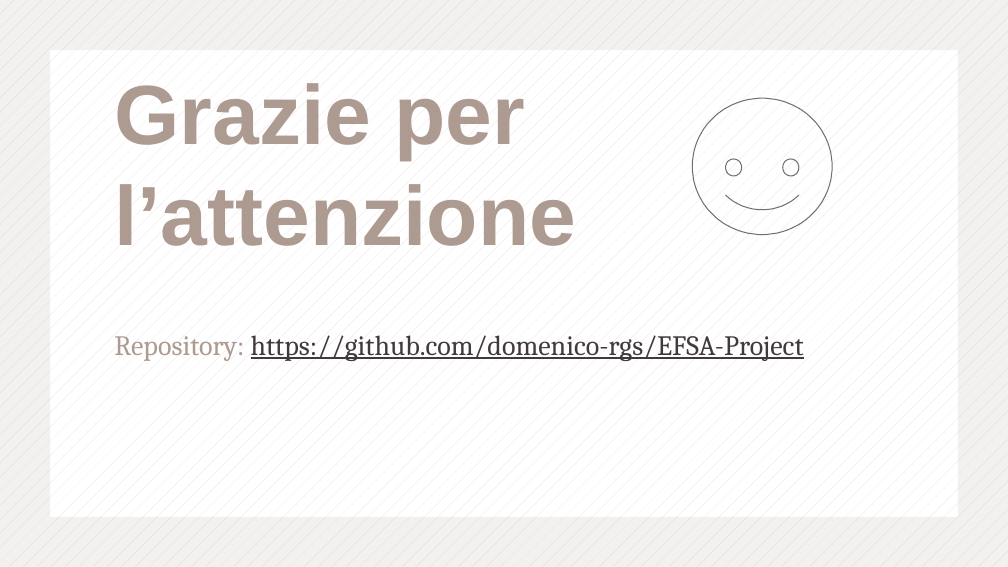
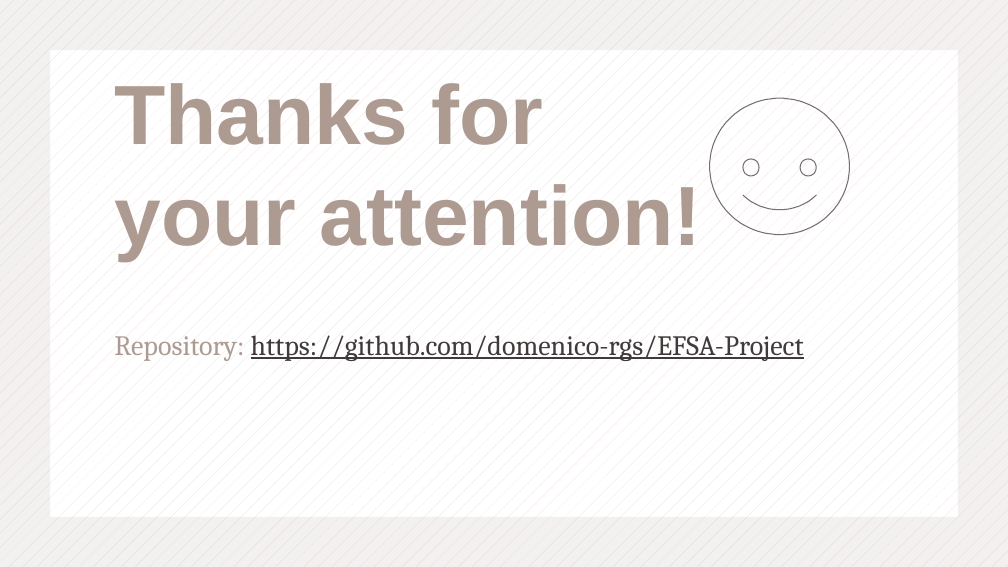
Before and after one commit to domenico-rgs/EFSA-Project, a slide deck: slide 24 of Presentation.pptx. Drawn at 1008x567 pixels with LibreOffice and Linux fonts; fonts in the diff are those of the drawing. Boxes give left, top, right and bottom in pixels: in the first picture for what was removed or moved away, otherwise in the second. Text is boxed around its words. In the diff, an @@ line names an element or a change of style, - is before the commit and + after.

Commit message:
presentation update

```diff
--- a/Presentation.pptx
+++ b/Presentation.pptx
@@ text at [114, 83, 702, 261]: text changed @@
-Grazie per l’attenzione
+Thanks for
+your attention!
@@ freeform shape: place and size @@
-freeform shape at [692, 98, 833, 234]
+freeform shape at [710, 98, 850, 234]
@@ 3 freeform shapes: place and size @@
-3 freeform shapes at [726, 159, 799, 210]
+3 freeform shapes at [743, 159, 816, 210]
```
Also in this commit, not shown: 1 other slide changed, 1 other file.
